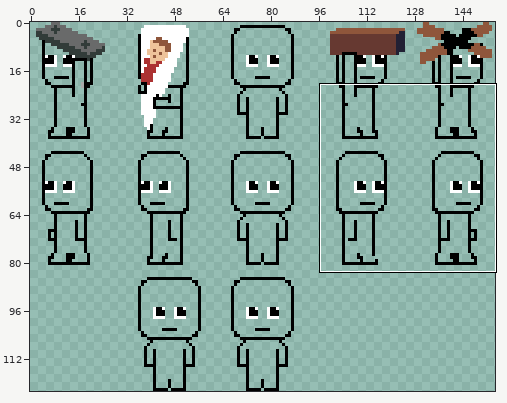
Edited in one commit: sprite sheet (Assets/Visuals/Theft/CharSheetOutline.png). Above, an overview of the earlier version with the close-up marked.
Close-up. Old version:
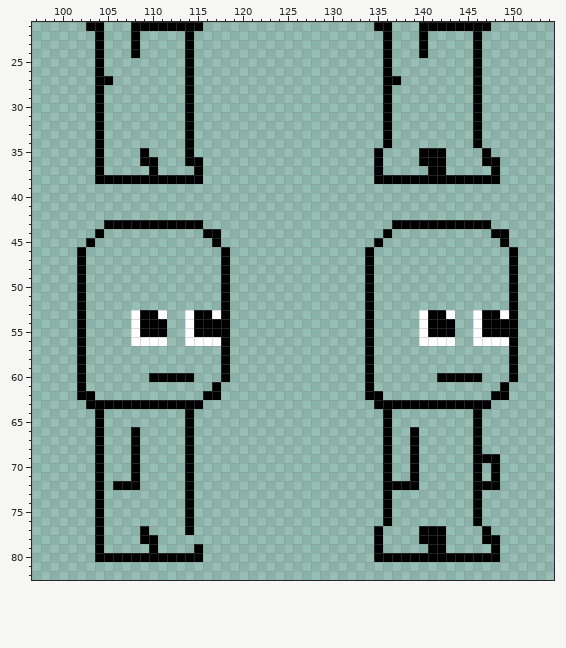
The file is 155x123 pixels. Shown: x 97..154, y 21..82. The commit also changed other parts of the picture, which this record leaves out.
The result:
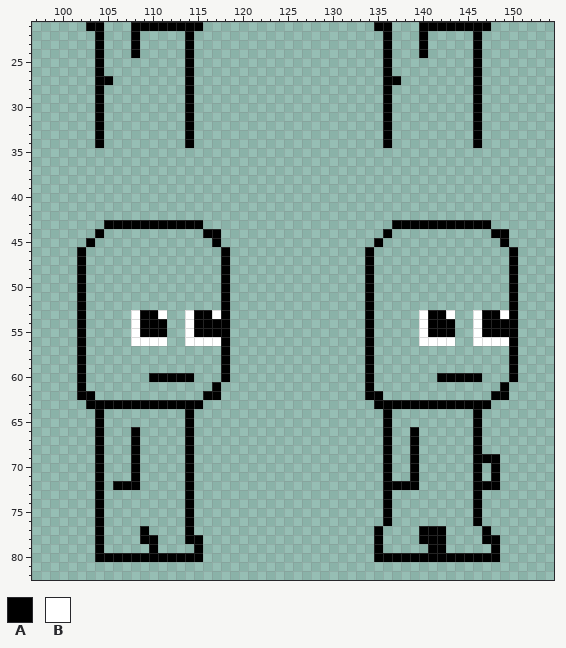
Palette (. is transparent): A #000000  B #ffffff
The edit:
Changed rows in their new state; - is an unchanged pixel.
first column x 104:
35 .----.----.--------------------.----...----.-
36 .----..---..-------------------.----...----..
37 .-----.----.-------------------.-----..-----.
38 ............-------------------..............
first column x 114:
78 AA
Boxes around the changes in both close-ups, in picture pixels (x1, y1, x2, y2):
erased: (95, 148, 203, 184)
erased: (374, 148, 500, 184)
added: (185, 535, 203, 544)
